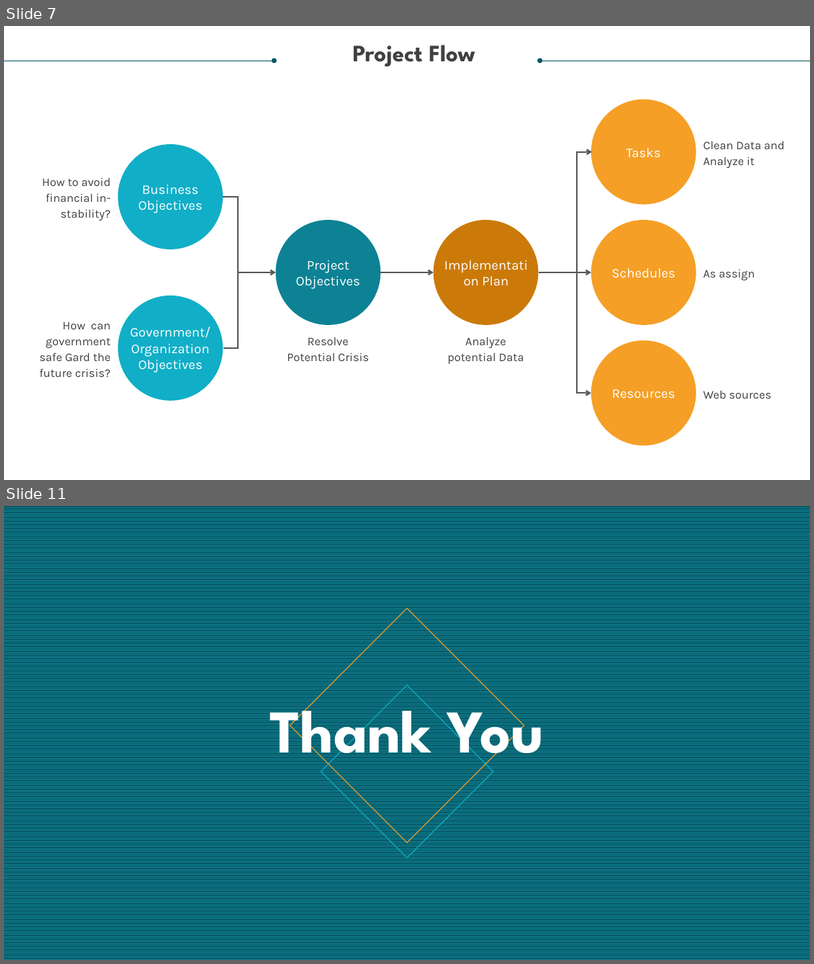
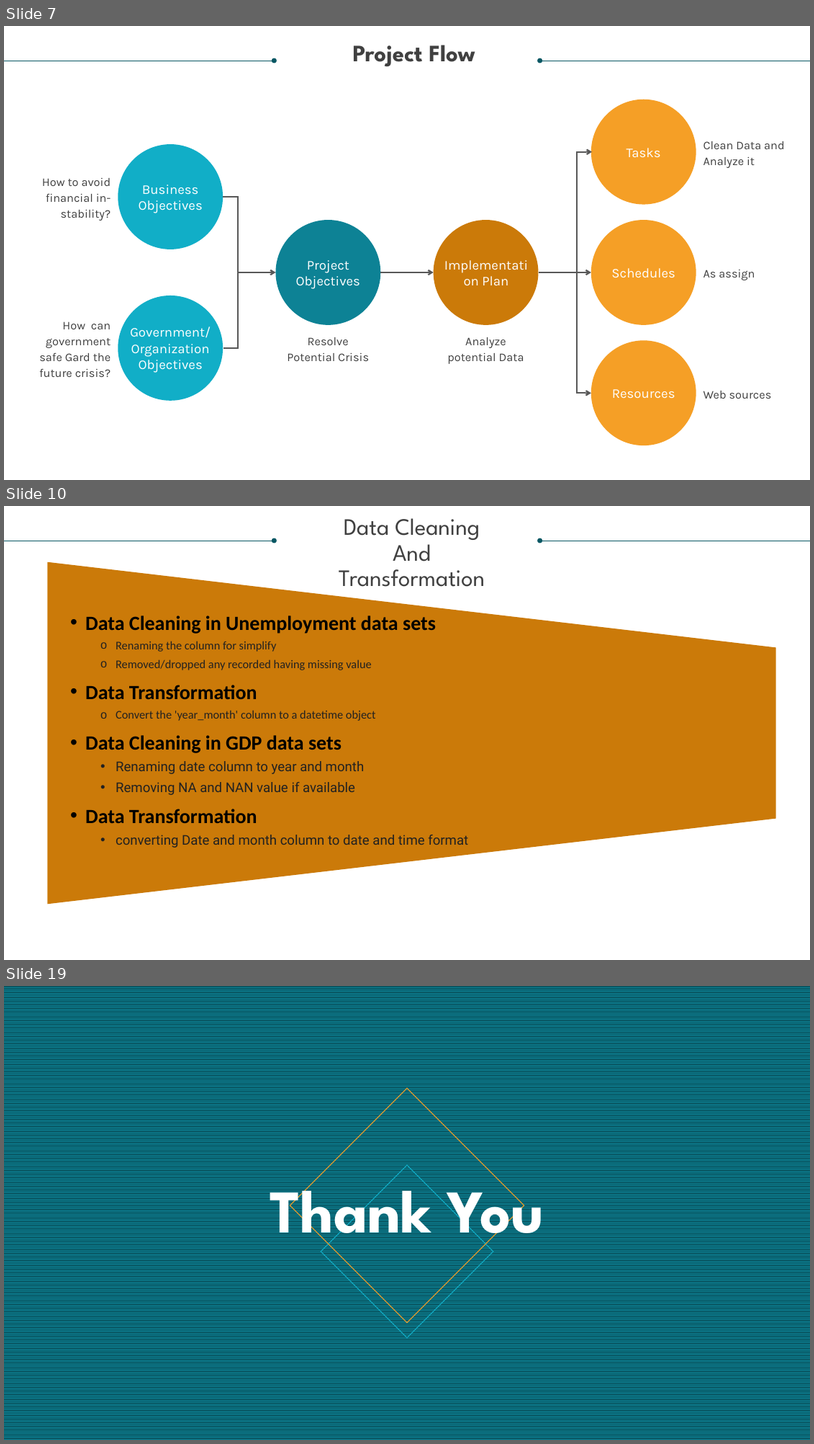
Before and after one commit to Deepsheta/Covid--19-descriptive-Analysis-for-resolving-a-potential-crisis, a slide deck: Covid 19 Resolving a Potential Crisis.pptx. Shown one above the other, each under a label of ours: slides 7 and 11 before the commit, slides 7, 10 and 19 after it; the slides between them are not shown. The pictures are 814x964 and 814x1444 pixels, drawn with LibreOffice and Linux fonts; fonts in the diff are those of the drawing. Boxes give left, top, right and bottom in pixels: in the first picture for what was removed or moved away, otherwise in the second. Text is boxed around its words. In the diff, an @@ line names an element or a change of style, - is before the commit and + after.

```diff
--- a/Covid 19 Resolving a Potential Crisis.pptx
+++ b/Covid 19 Resolving a Potential Crisis.pptx
@@ slide 10 added at box(4, 506, 810, 960), background #FFFFFF @@
@@ text added at box(339, 518, 485, 587), 28 pt, text #404040 @@
+Data Cleaning
+And
+Transformation
@@ arrow added from (4, 541) to (275, 541), #085764 0.5 pt @@
@@ arrow added from (810, 541) to (540, 541), #085764 0.5 pt @@
@@ trapezoid added at box(47, 561, 777, 903), fill #CB7A09 @@
@@ text added at box(85, 615, 468, 847), 14 pt, text #212121 @@
+• Data Cleaning in Unemployment data sets
+  o Renaming the column for simplify
+  o Removed/dropped any recorded having missing value
+• Data Transformation
+  o Convert the 'year_month' column to a datetime object
+• Data Cleaning in GDP data sets
+  • Renaming date column to year and month
+  • Removing NA and NAN value if available
+• Data Transformation
+  • converting Date and month column to date and time format
@@ what was slide 11 is now slide 19 @@
```
Also in this commit, not shown: 9 slides changed, 7 other slides added, 2 other files.
